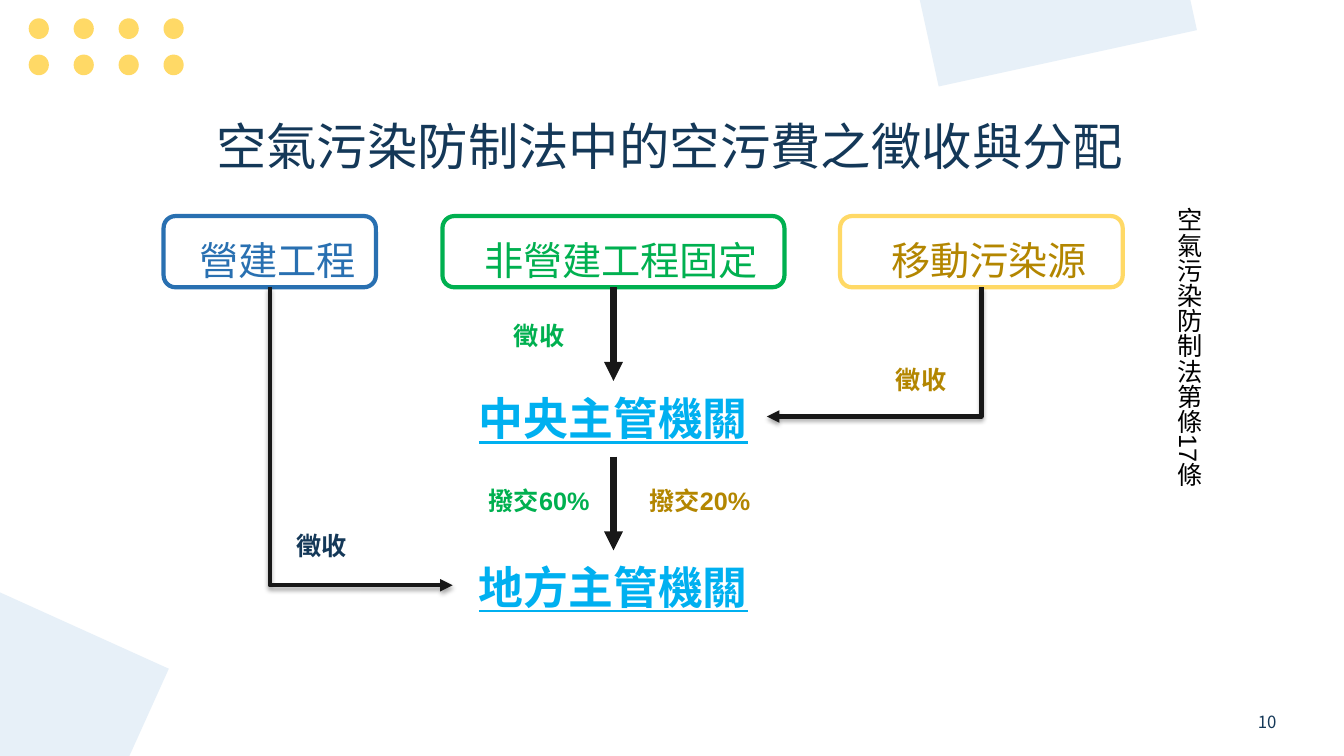
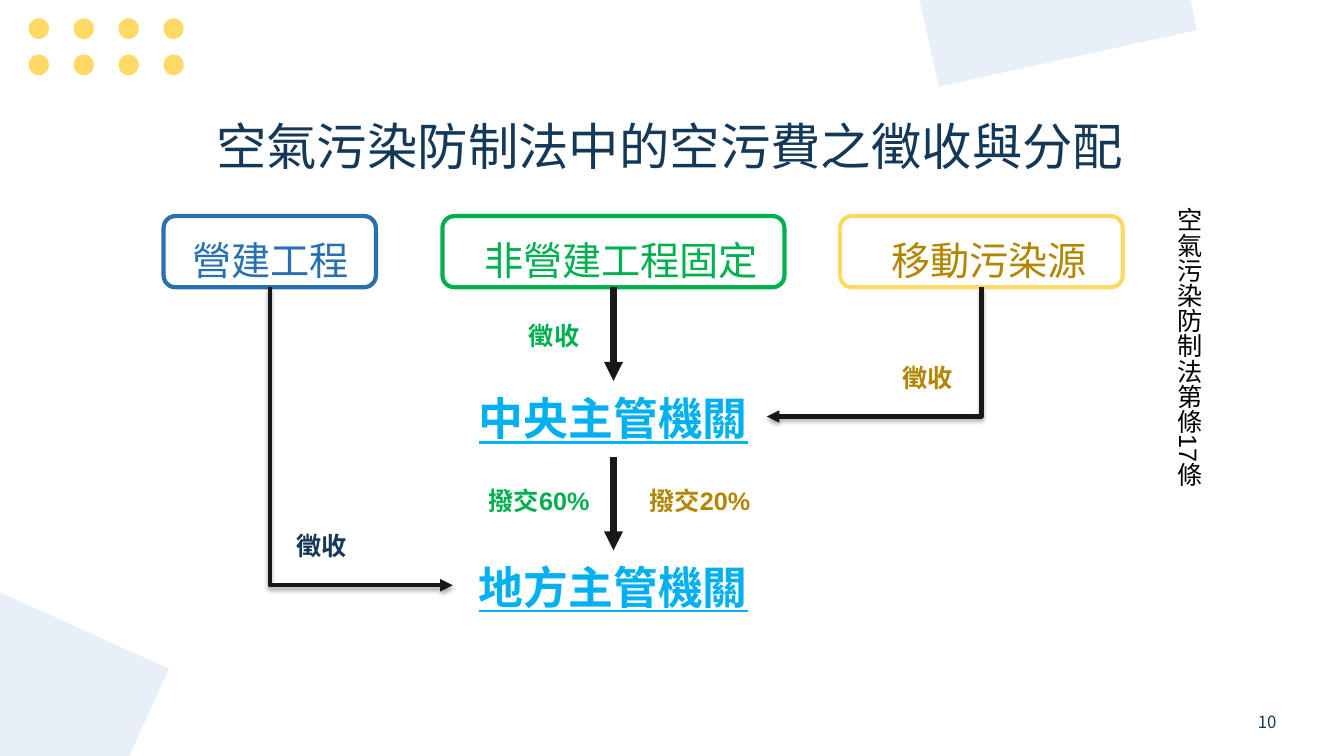
Before and after one commit to mt019/1121_Fiscal_Law, a slide deck: slide 10 of _material/_我的學期報告/_ppt/空氣污染防制基金.pptx. Drawn at 1344x756 pixels with LibreOffice and Linux fonts; fonts in the diff are those of the drawing. Boxes give left, top, right and bottom in pixels: in the first picture for what was removed or moved away, otherwise in the second. Text is boxed around its words. In the diff, an @@ line names an element or a change of style, - is before the commit and + after.

```diff
--- a/_material/_我的學期報告/_ppt/空氣污染防制基金.pptx
+++ b/_material/_我的學期報告/_ppt/空氣污染防制基金.pptx
@@ rounded rectangle "營建工程" at [163, 216, 376, 287]: alignment centre to left @@
@@ text "徵收": place and size @@
-text "徵收" at [514, 323, 564, 348]
+text "徵收" at [529, 323, 579, 348]
@@ text "徵收": place and size @@
-text "徵收" at [896, 367, 946, 392]
+text "徵收" at [902, 365, 952, 390]
```
Also in this commit, not shown: 48 other files.
